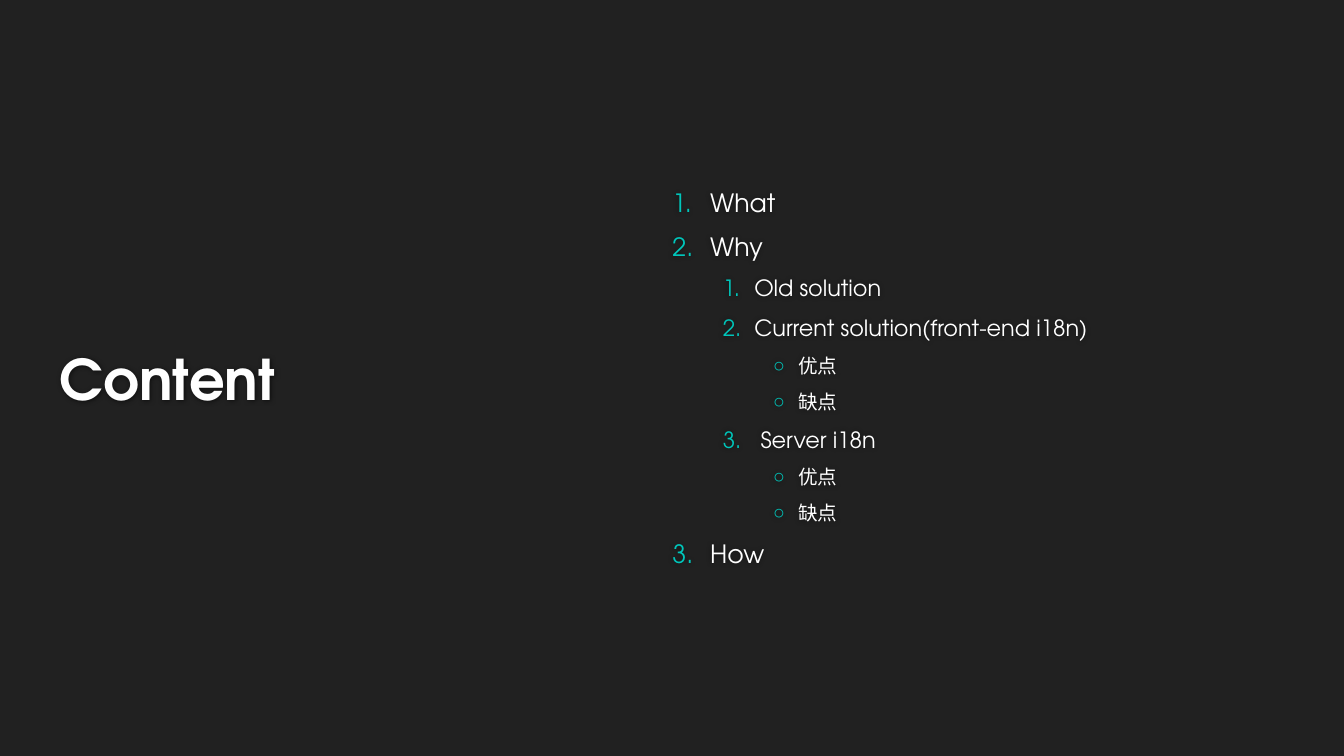
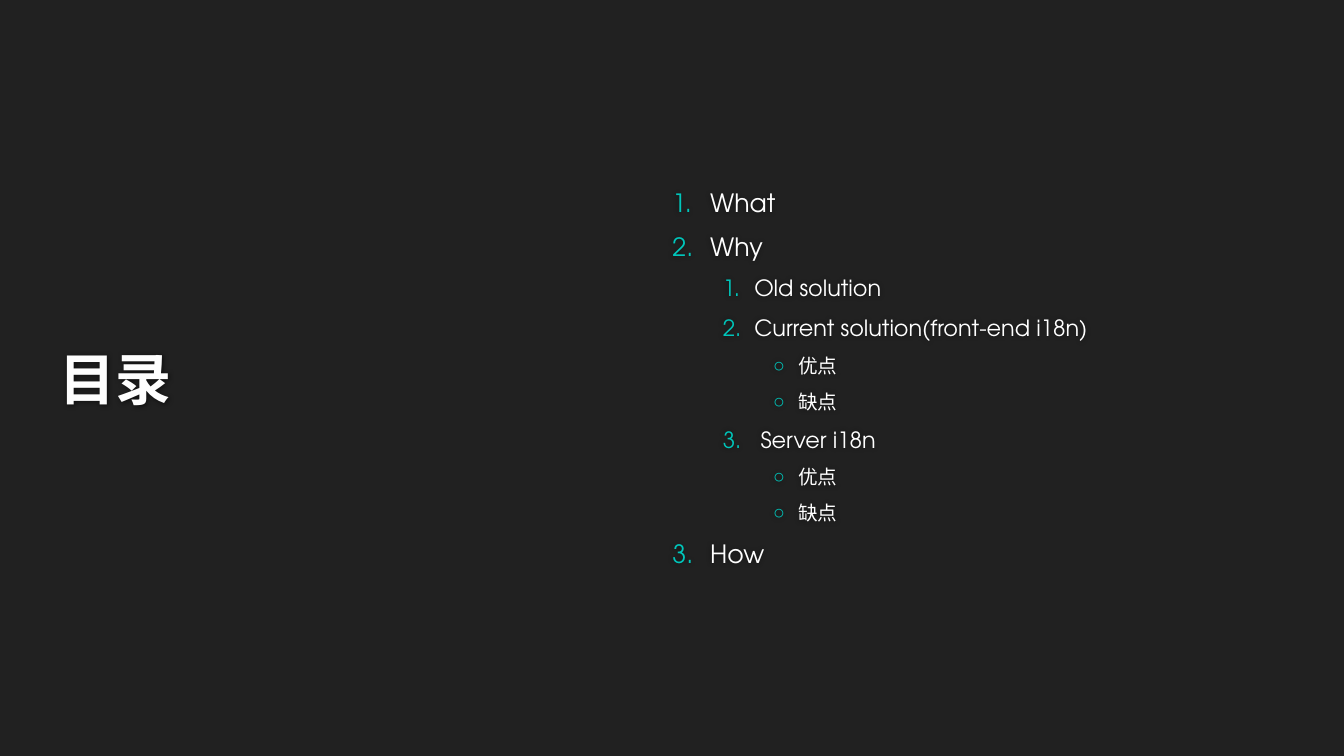
Before and after one commit to langxing6/server_i18n, a slide deck: slide 2 of server i18n.pptx. Drawn at 1344x756 pixels with LibreOffice and Linux fonts; fonts in the diff are those of the drawing; background and template pictures are left out. Boxes give left, top, right and bottom in pixels: in the first picture for what was removed or moved away, otherwise in the second. Text is boxed around its words. In the diff, an @@ line names an element or a change of style, - is before the commit and + after.

```diff
--- a/server i18n.pptx
+++ b/server i18n.pptx
@@ title at (x1=60, y1=355, x2=172, y2=405): text changed @@
-Content
+目录
```
Also in this commit, not shown: 4 other slides changed, 6 slides added, 5 slides removed, 6 other files.
